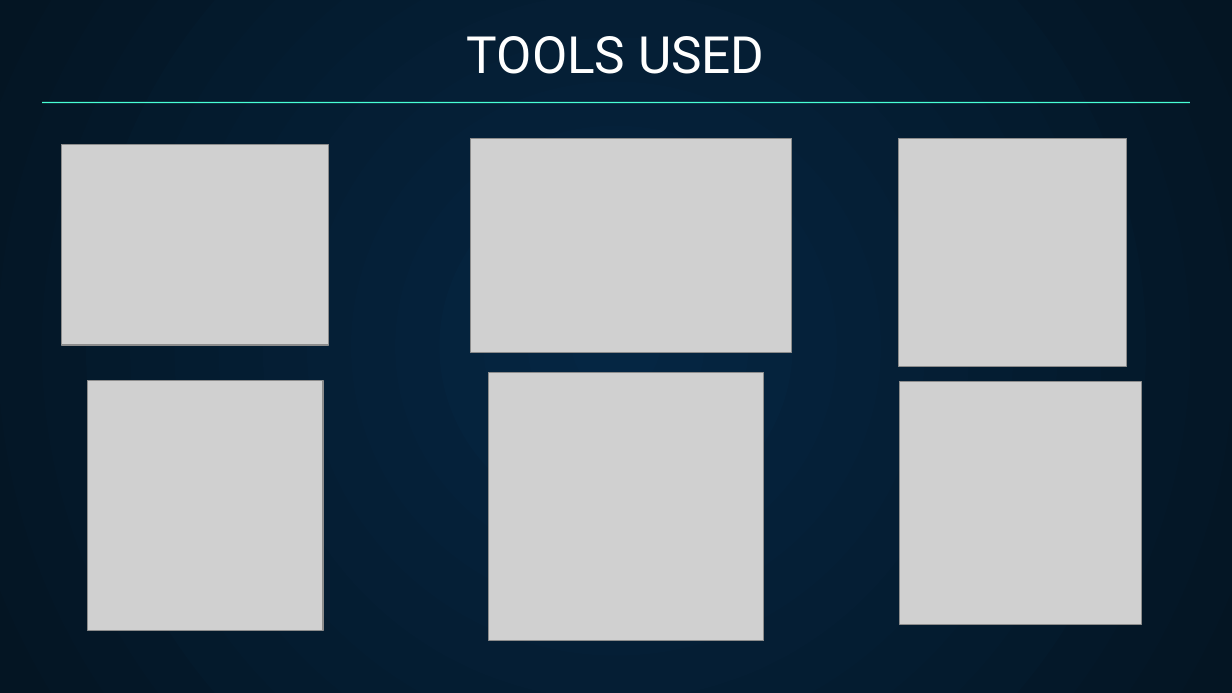
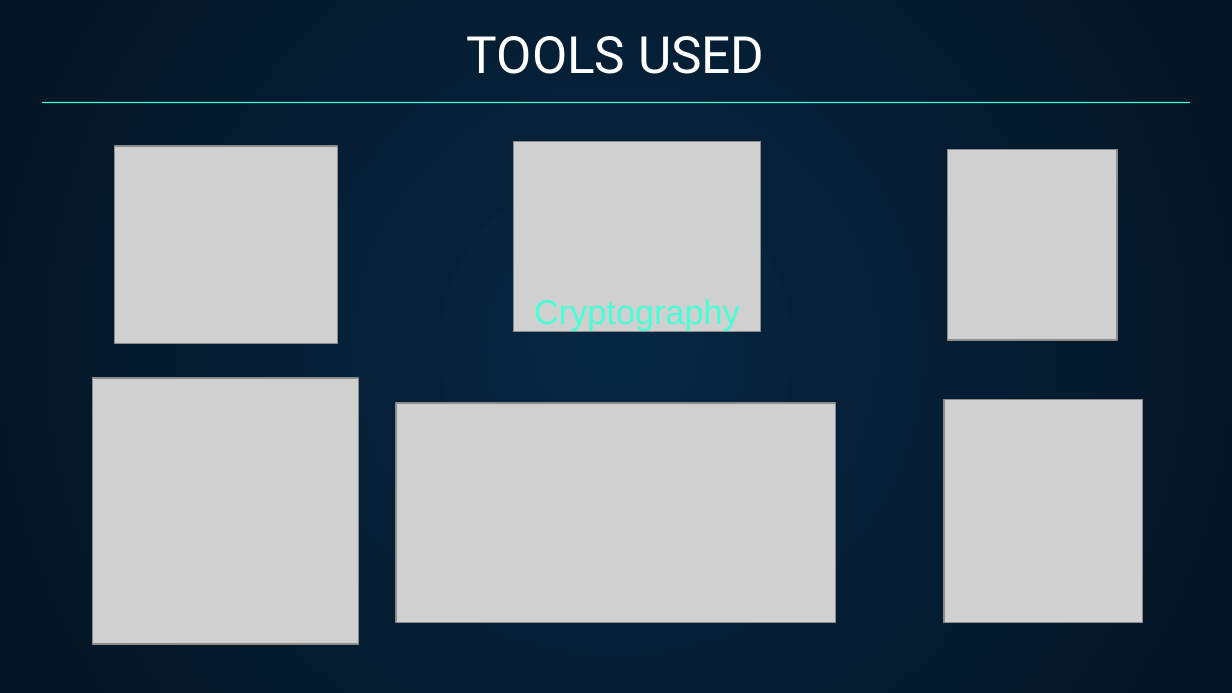
Before and after one commit to Tarequl-islam/Data-Encryption-using-AES, a slide deck: slide 5 of AES Project Presentation.pptx. Drawn at 1232x693 pixels with LibreOffice and Linux fonts; fonts in the diff are those of the drawing; grey boxes stand for pictures. Boxes give left, top, right and bottom in pixels: in the first picture for what was removed or moved away, otherwise in the second. Text is boxed around its words. In the diff, an @@ line names an element or a change of style, - is before the commit and + after.

```diff
--- a/AES Project Presentation.pptx
+++ b/AES Project Presentation.pptx
@@ picture: place and size @@
-picture at (62, 144, 329, 345)
+picture at (115, 147, 338, 344)
@@ picture: place and size @@
-picture at (471, 138, 792, 352)
+picture at (514, 142, 761, 333)
@@ picture: place and size @@
-picture at (898, 138, 1126, 366)
+picture at (947, 149, 1117, 340)
@@ title added at (534, 299, 740, 330), 20 pt, text #48FFD5 @@
+Cryptography
@@ picture: place and size @@
-picture at (87, 381, 323, 631)
+picture at (92, 378, 359, 644)
@@ picture: place and size @@
-picture at (489, 373, 764, 641)
+picture at (395, 403, 835, 622)
@@ picture: place and size @@
-picture at (899, 382, 1142, 625)
+picture at (944, 399, 1142, 622)
```
Also in this commit, not shown: 12 other slides changed.
